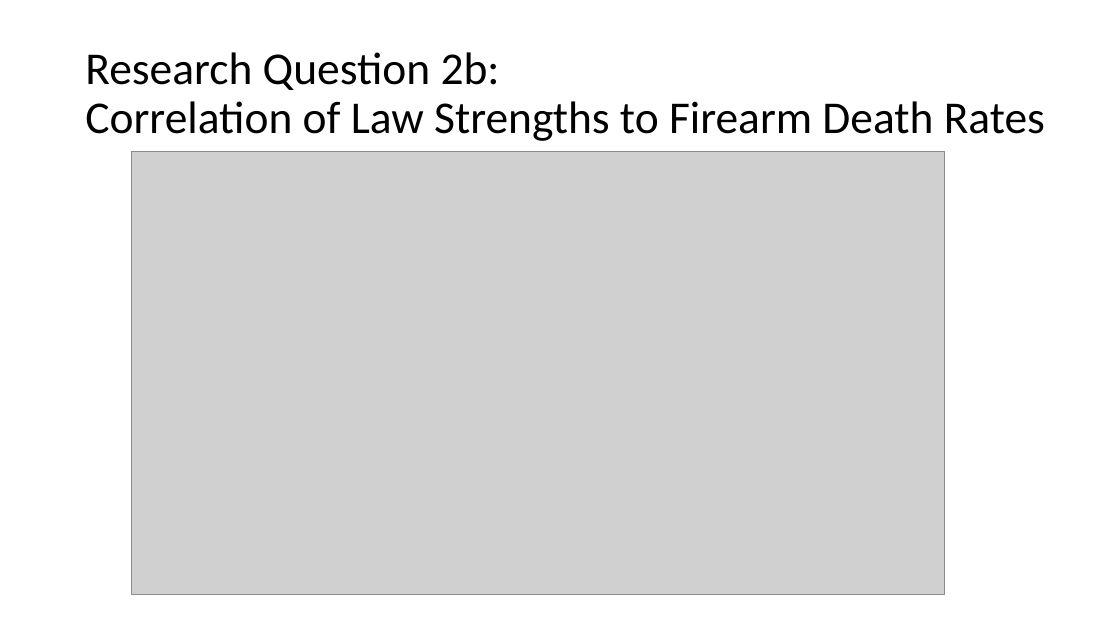
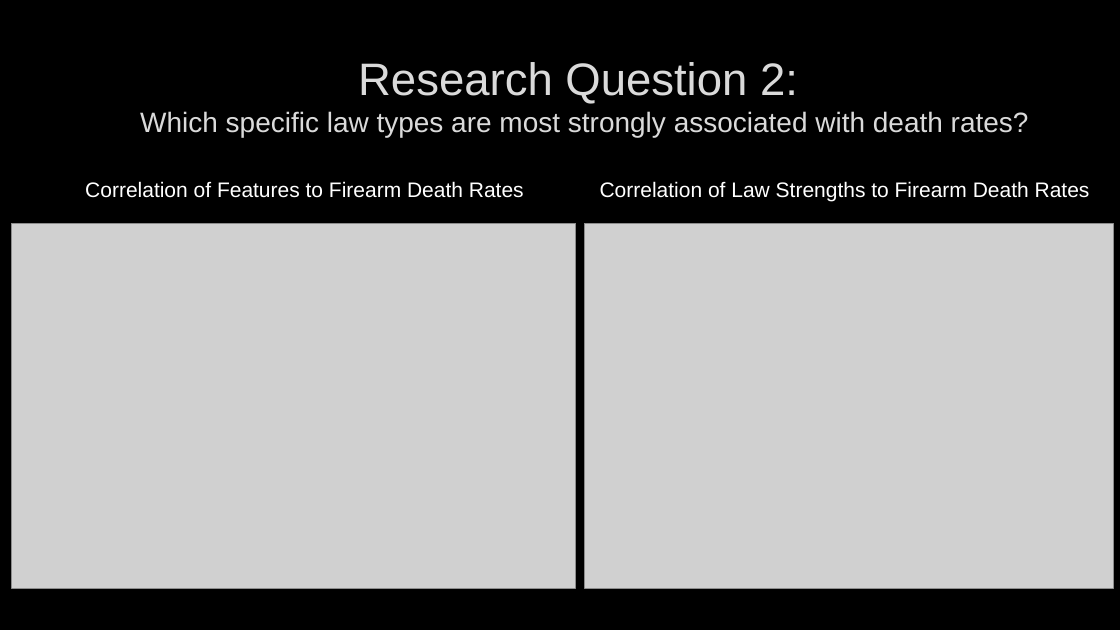
Before and after one commit to chloeob74/ML-Final-Project, a slide deck: slide 5 of slide deck_final.pptx (slide 6 before the commit). Drawn at 1120x630 pixels with LibreOffice and Linux fonts; fonts in the diff are those of the drawing; grey boxes stand for pictures; background and template pictures are left out. Boxes give left, top, right and bottom in pixels: in the first picture for what was removed or moved away, otherwise in the second. Text is boxed around its words. In the diff, an @@ line names an element or a change of style, - is before the commit and + after.

```diff
--- a/slide deck_final.pptx
+++ b/slide deck_final.pptx
@@ background #FFFFFF to picture (left out) @@
@@ title at [140,62,1029,138]: text changed; size 39 to 24 pt; font Calibri to Arial; text colour #000000 to #DADADA @@
-Research Question 2b:
-Correlation of Law Strengths to Firearm Death Rates
+Research Question 2:
+Which specific law types are most strongly associated with death rates?
@@ text added at [85,181,524,198], 18 pt, text #FFFFFF @@
+Correlation of Features to Firearm Death Rates
@@ text added at [600,181,1090,201], 18 pt, text #FFFFFF @@
+Correlation of Law Strengths to Firearm Death Rates
@@ picture added at [12,223,576,588] @@
@@ picture: place and size @@
-picture at [131,151,945,595]
+picture at [585,223,1113,588]
```
Also in this commit, not shown: 8 other slides changed, 1 slide removed, 1 other file.
